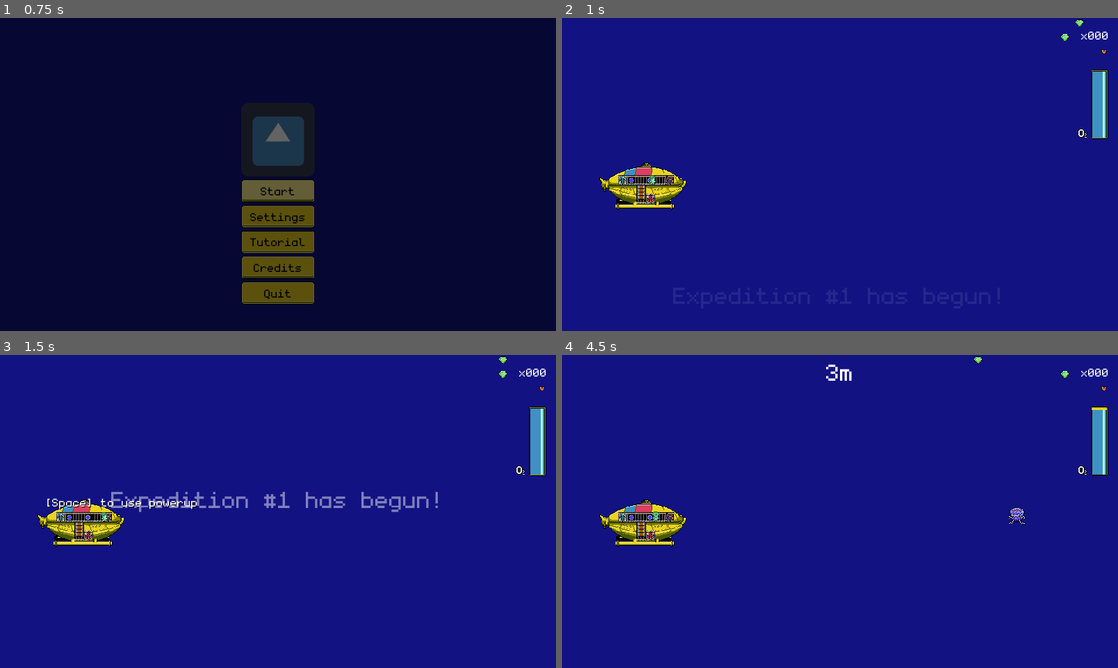
Above: before the commit, frames 1-4 (two rows, left to right).
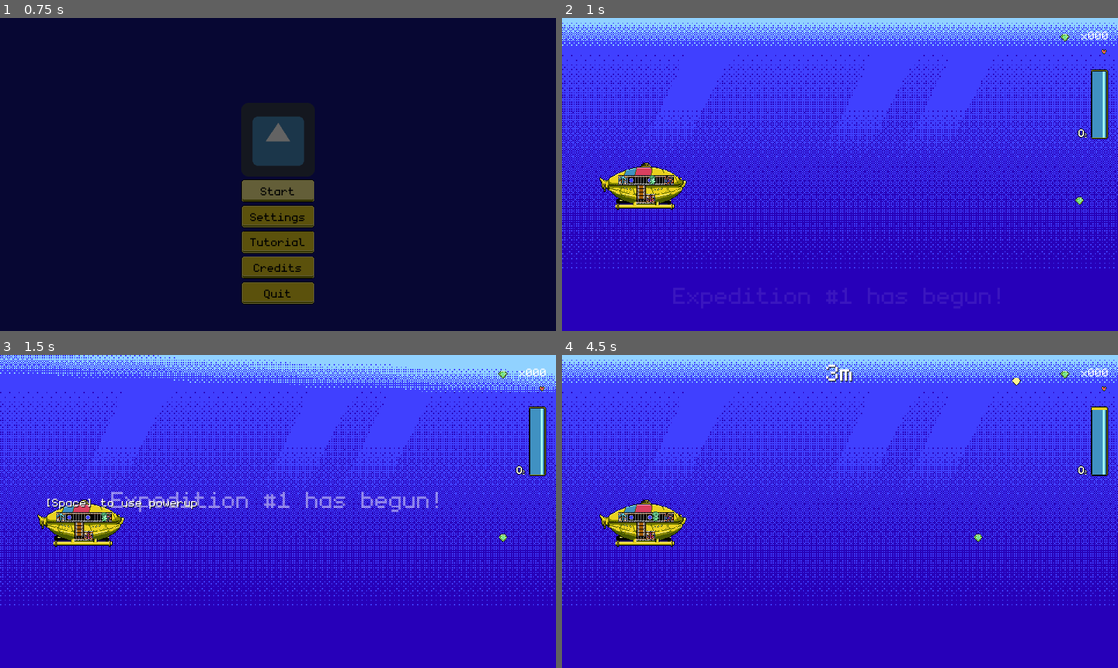
Above: after the commit, the same moments.

Repository: dmitriy-shmilo/gwj41
Game: Godot game, scene res://title_screen/title_screen.tscn
The game is run twice, just before and just after one commit, with the same random seed, the same clock (stepped at 60 frames per second) and the same inputs. The engine's default icon, where the game draws it, is replaced by a stand-in: a white triangle on a blue panel in a dark square.
Inputs (mouse positions are in pixels of both pictures, inside the frame that each line leads up to):
- Up to frame 1 (0.75 s): click "Start" at 0.5 s
- Up to frame 2 (1 s): no input
- Up to frame 3 (1.5 s): tap Enter at 1.25 s; move the mouse to (400, 495) at 1.27 s; hold D (right) from 1.28 s (still down); hold Space (interact) from 1.28 s (still down); click (400, 495) at 1.42 s
- Up to frame 4 (4.5 s): move the mouse to (728, 527) at 2.02 s; release D (right) at 2.03 s; release Space (interact) at 2.03 s; hold S (down) 2.03-2.78 s; tap Space (interact) at 2.1, 3.6 s; move the mouse to (895, 442) at 2.77 s; hold D (right) 2.78-3.53 s; hold Space (interact) 2.78-3.53 s; move the mouse to (812, 574) at 3.52 s; hold W (up) 3.53-4.28 s; click (812, 574) at 3.67 s; move the mouse to (1006, 558) at 4.27 s; hold A (left) from 4.28 s (still down); hold Space (interact) from 4.28 s (still down)

Frame 1 is identical in both runs. In frame 2, 98% of the frame differs, in the area x 0-100%, y 0-100%; in frame 3, 97%; in frame 4, 98%.

Commit message:
Animated background and treasure scenes.

Diff:
--- a/src/game_screen/game_screen.gd
+++ b/src/game_screen/game_screen.gd
@@ -2,7 +2,11 @@
 
 const METERS_PER_PIXEL = 0.02
 const SPAWN_OFFSET = 100
-const TREASURE_SCENE = preload("res://game_screen/treasure.tscn")
+const TREASURE_SCENES = [
+	preload("res://game_screen/treasure1.tscn"),
+	preload("res://game_screen/treasure2.tscn"),
+	preload("res://game_screen/treasure3.tscn")
+]
 const ENEMY_SCENE = preload("res://game_screen/enemy.tscn")
 const INVINCIBILITY_TIME = 2.0
 
@@ -25,7 +29,7 @@
 	_setup()
 	UserSaveData.is_running = true
 	UserSaveData.save_data()
-	_spawn(TREASURE_SCENE)
+	_spawn(TREASURE_SCENES[0])
 	_gui.update_lives(_lives, _max_lives)
 	_gui.show_run_title(tr("txt_run_title") % (UserSaveData.current_expedition + 1))
 
@@ -64,7 +68,7 @@
 
 func _spawn(scene) -> void:
 	var item = scene.instance() as Collectable
-	item.global_position = Vector2(get_viewport().size.x + SPAWN_OFFSET, randi() % 10 * get_viewport().size.y / 10 + 8)
+	item.global_position = Vector2(get_viewport().size.x + SPAWN_OFFSET, randi() % 8 * get_viewport().size.y / 10 + get_viewport().size.y / 10)
 	item.connect("collected", self, "_on_item_collected")
 	item.add_to_group("items", true)
 	item.velocity = Vector2(-_speed, 0)
@@ -134,9 +138,9 @@
 func _on_SpawnTimer_timeout() -> void:
 	# TODO: spawn more stuff with progress
 	match randi() % 10:
-		0:
-			_spawn(TREASURE_SCENE)
-		1:
+		0, 1:
+			_spawn(TREASURE_SCENES[randi() % TREASURE_SCENES.size()])
+		2:
 			_spawn(ENEMY_SCENE)
 
 
--- a/src/game_screen/game_screen.tscn
+++ b/src/game_screen/game_screen.tscn
@@ -8,6 +8,71 @@
 [ext_resource path="res://ui/font_h1.tres" type="DynamicFont" id=6]
 [ext_resource path="res://assets/art/ui.png" type="Texture" id=7]
 [ext_resource path="res://assets/art/oxygen_icon.tres" type="Texture" id=8]
+[ext_resource path="res://assets/art/ocean.png" type="Texture" id=9]
+
+[sub_resource type="AtlasTexture" id=4]
+atlas = ExtResource( 9 )
+region = Rect2( 0, 0, 960, 540 )
+
+[sub_resource type="AtlasTexture" id=5]
+atlas = ExtResource( 9 )
+region = Rect2( 960, 0, 960, 540 )
+
+[sub_resource type="AtlasTexture" id=6]
+atlas = ExtResource( 9 )
+region = Rect2( 1920, 0, 960, 540 )
+
+[sub_resource type="AtlasTexture" id=7]
+atlas = ExtResource( 9 )
+region = Rect2( 2880, 0, 960, 540 )
+
+[sub_resource type="AtlasTexture" id=8]
+atlas = ExtResource( 9 )
+region = Rect2( 3840, 0, 960, 540 )
+
+[sub_resource type="AtlasTexture" id=9]
+atlas = ExtResource( 9 )
+region = Rect2( 4800, 0, 960, 540 )
+
+[sub_resource type="AtlasTexture" id=10]
+atlas = ExtResource( 9 )
+region = Rect2( 5760, 0, 960, 540 )
+
+[sub_resource type="AtlasTexture" id=11]
+atlas = ExtResource( 9 )
+region = Rect2( 6720, 0, 960, 540 )
+
+[sub_resource type="AtlasTexture" id=12]
+atlas = ExtResource( 9 )
+region = Rect2( 7680, 0, 960, 540 )
+
+[sub_resource type="AtlasTexture" id=13]
+atlas = ExtResource( 9 )
+region = Rect2( 8640, 0, 960, 540 )
+
+[sub_resource type="AtlasTexture" id=14]
+atlas = ExtResource( 9 )
+region = Rect2( 9600, 0, 960, 540 )
+
+[sub_resource type="AtlasTexture" id=15]
+atlas = ExtResource( 9 )
+region = Rect2( 10560, 0, 960, 540 )
+
+[sub_resource type="AtlasTexture" id=16]
+atlas = ExtResource( 9 )
+region = Rect2( 11520, 0, 960, 540 )
+
+[sub_resource type="AtlasTexture" id=17]
+atlas = ExtResource( 9 )
+region = Rect2( 12480, 0, 960, 540 )
+
+[sub_resource type="SpriteFrames" id=18]
+animations = [ {
+"frames": [ SubResource( 4 ), SubResource( 5 ), SubResource( 6 ), SubResource( 7 ), SubResource( 8 ), SubResource( 9 ), SubResource( 10 ), SubResource( 11 ), SubResource( 12 ), SubResource( 13 ), SubResource( 14 ), SubResource( 15 ), SubResource( 16 ), SubResource( 17 ) ],
+"loop": true,
+"name": "default",
+"speed": 8.0
+} ]
 
 [sub_resource type="AtlasTexture" id=2]
 atlas = ExtResource( 7 )
@@ -23,6 +88,11 @@
 [node name="GameScreen" type="Node2D"]
 script = ExtResource( 1 )
 
+[node name="BackgroundWater" type="AnimatedSprite" parent="."]
+frames = SubResource( 18 )
+playing = true
+centered = false
+
 [node name="Gui" type="Node" parent="."]
 script = ExtResource( 5 )
 
@@ -46,6 +116,7 @@
 anchor_right = 1.0
 margin_bottom = 52.0
 theme = ExtResource( 2 )
+custom_colors/font_color_shadow = Color( 0, 0, 0, 1 )
 custom_fonts/font = ExtResource( 6 )
 align = 1
 __meta__ = {
@@ -168,11 +239,11 @@
 collision_mask = 2
 
 [node name="CollisionShape2D" type="CollisionShape2D" parent="Bounds"]
-position = Vector2( 574, 2 )
+position = Vector2( 574, 34 )
 shape = SubResource( 1 )
 
 [node name="CollisionShape2D2" type="CollisionShape2D" parent="Bounds"]
-position = Vector2( 574.185, 599.986 )
+position = Vector2( 574.185, 523 )
 shape = SubResource( 1 )
 
 [node name="CollisionShape2D3" type="CollisionShape2D" parent="Bounds"]
@@ -181,7 +252,7 @@
 shape = SubResource( 1 )
 
 [node name="CollisionShape2D4" type="CollisionShape2D" parent="Bounds"]
-position = Vector2( 1029.18, 403.4 )
+position = Vector2( 477, 403.4 )
 rotation = 1.5708
 shape = SubResource( 1 )
 
--- a/src/game_screen/treasure.gd
+++ b/src/game_screen/treasure.gd
@@ -2,6 +2,14 @@
 class_name Treasure
 
 export(int) var value = 1
+
+onready var _animation_player: AnimationPlayer = $"AnimationPlayer"
+
+func _process(delta: float) -> void:
+	if _animation_player.is_playing() or randi() % 60 != 0:
+		return
+
+	_animation_player.play("shine")
 
 
 func _on_Area2D_body_entered(body: Node) -> void:
--- a/src/game_screen/treasure.tscn
+++ /dev/null
@@ -1,22 +0,0 @@
-[gd_scene load_steps=4 format=2]
-
-[ext_resource path="res://assets/art/treasure_icon.tres" type="Texture" id=1]
-[ext_resource path="res://game_screen/treasure.gd" type="Script" id=2]
-
-[sub_resource type="CircleShape2D" id=1]
-radius = 9.0
-
-[node name="Treasure" type="Node2D"]
-script = ExtResource( 2 )
-
-[node name="Icon" type="Sprite" parent="."]
-texture = ExtResource( 1 )
-
-[node name="CollisionArea" type="Area2D" parent="."]
-collision_layer = 2
-collision_mask = 2
-
-[node name="CollisionShape2D" type="CollisionShape2D" parent="CollisionArea"]
-shape = SubResource( 1 )
-
-[connection signal="body_entered" from="CollisionArea" to="." method="_on_Area2D_body_entered"]
--- /dev/null
+++ b/src/game_screen/treasure1.tscn
@@ -0,0 +1,59 @@
+[gd_scene load_steps=6 format=2]
+
+[ext_resource path="res://assets/art/treasure1.png" type="Texture" id=1]
+[ext_resource path="res://game_screen/treasure.gd" type="Script" id=2]
+
+[sub_resource type="CircleShape2D" id=1]
+radius = 9.0
+
+[sub_resource type="Animation" id=2]
+length = 0.001
+tracks/0/type = "value"
+tracks/0/path = NodePath("Sprite:frame")
+tracks/0/interp = 1
+tracks/0/loop_wrap = true
+tracks/0/imported = false
+tracks/0/enabled = true
+tracks/0/keys = {
+"times": PoolRealArray( 0 ),
+"transitions": PoolRealArray( 1 ),
+"update": 0,
+"values": [ 0 ]
+}
+
+[sub_resource type="Animation" id=3]
+resource_name = "shine"
+length = 1.5
+tracks/0/type = "value"
+tracks/0/path = NodePath("Sprite:frame")
+tracks/0/interp = 1
+tracks/0/loop_wrap = true
+tracks/0/imported = false
+tracks/0/enabled = true
+tracks/0/keys = {
+"times": PoolRealArray( 0, 0.1, 0.2, 0.3, 0.4, 0.5, 0.6, 0.7, 0.8, 0.9, 1, 1.1, 1.2, 1.3, 1.4 ),
+"transitions": PoolRealArray( 1, 1, 1, 1, 1, 1, 1, 1, 1, 1, 1, 1, 1, 1, 1 ),
+"update": 1,
+"values": [ 0, 1, 2, 3, 4, 5, 6, 7, 8, 9, 10, 11, 12, 13, 1 ]
+}
+
+[node name="Treasure" type="Node2D"]
+script = ExtResource( 2 )
+
+[node name="Sprite" type="Sprite" parent="."]
+texture = ExtResource( 1 )
+hframes = 14
+
+[node name="CollisionArea" type="Area2D" parent="."]
+collision_layer = 2
+collision_mask = 2
+
+[node name="CollisionShape2D" type="CollisionShape2D" parent="CollisionArea"]
+shape = SubResource( 1 )
+
+[node name="AnimationPlayer" type="AnimationPlayer" parent="."]
+playback_speed = 0.66
+anims/RESET = SubResource( 2 )
+anims/shine = SubResource( 3 )
+
+[connection signal="body_entered" from="CollisionArea" to="." method="_on_Area2D_body_entered"]
--- /dev/null
+++ b/src/game_screen/treasure2.tscn
@@ -0,0 +1,60 @@
+[gd_scene load_steps=6 format=2]
+
+[ext_resource path="res://assets/art/treasure2.png" type="Texture" id=1]
+[ext_resource path="res://game_screen/treasure.gd" type="Script" id=2]
+
+[sub_resource type="CircleShape2D" id=1]
+radius = 9.0
+
+[sub_resource type="Animation" id=2]
+length = 0.001
+tracks/0/type = "value"
+tracks/0/path = NodePath("Sprite:frame")
+tracks/0/interp = 1
+tracks/0/loop_wrap = true
+tracks/0/imported = false
+tracks/0/enabled = true
+tracks/0/keys = {
+"times": PoolRealArray( 0 ),
+"transitions": PoolRealArray( 1 ),
+"update": 0,
+"values": [ 0 ]
+}
+
+[sub_resource type="Animation" id=3]
+resource_name = "shine"
+length = 1.5
+tracks/0/type = "value"
+tracks/0/path = NodePath("Sprite:frame")
+tracks/0/interp = 1
+tracks/0/loop_wrap = true
+tracks/0/imported = false
+tracks/0/enabled = true
+tracks/0/keys = {
+"times": PoolRealArray( 0, 0.1, 0.2, 0.3, 0.4, 0.5, 0.6, 0.7, 0.8, 0.9, 1, 1.1, 1.2, 1.3, 1.4 ),
+"transitions": PoolRealArray( 1, 1, 1, 1, 1, 1, 1, 1, 1, 1, 1, 1, 1, 1, 1 ),
+"update": 1,
+"values": [ 0, 1, 2, 3, 4, 5, 6, 7, 8, 9, 10, 11, 12, 13, 1 ]
+}
+
+[node name="Treasure" type="Node2D"]
+script = ExtResource( 2 )
+value = 3
+
+[node name="Sprite" type="Sprite" parent="."]
+texture = ExtResource( 1 )
+hframes = 14
+
+[node name="CollisionArea" type="Area2D" parent="."]
+collision_layer = 2
+collision_mask = 2
+
+[node name="CollisionShape2D" type="CollisionShape2D" parent="CollisionArea"]
+shape = SubResource( 1 )
+
+[node name="AnimationPlayer" type="AnimationPlayer" parent="."]
+playback_speed = 0.66
+anims/RESET = SubResource( 2 )
+anims/shine = SubResource( 3 )
+
+[connection signal="body_entered" from="CollisionArea" to="." method="_on_Area2D_body_entered"]
--- /dev/null
+++ b/src/game_screen/treasure3.tscn
@@ -0,0 +1,60 @@
+[gd_scene load_steps=6 format=2]
+
+[ext_resource path="res://assets/art/treasure3.png" type="Texture" id=1]
+[ext_resource path="res://game_screen/treasure.gd" type="Script" id=2]
+
+[sub_resource type="CircleShape2D" id=1]
+radius = 9.0
+
+[sub_resource type="Animation" id=2]
+length = 0.001
+tracks/0/type = "value"
+tracks/0/path = NodePath("Sprite:frame")
+tracks/0/interp = 1
+tracks/0/loop_wrap = true
+tracks/0/imported = false
+tracks/0/enabled = true
+tracks/0/keys = {
+"times": PoolRealArray( 0 ),
+"transitions": PoolRealArray( 1 ),
+"update": 0,
+"values": [ 0 ]
+}
+
+[sub_resource type="Animation" id=3]
+resource_name = "shine"
+length = 1.5
+tracks/0/type = "value"
+tracks/0/path = NodePath("Sprite:frame")
+tracks/0/interp = 1
+tracks/0/loop_wrap = true
+tracks/0/imported = false
+tracks/0/enabled = true
+tracks/0/keys = {
+"times": PoolRealArray( 0, 0.1, 0.2, 0.3, 0.4, 0.5, 0.6, 0.7, 0.8, 0.9, 1, 1.1, 1.2, 1.3, 1.4 ),
+"transitions": PoolRealArray( 1, 1, 1, 1, 1, 1, 1, 1, 1, 1, 1, 1, 1, 1, 1 ),
+"update": 1,
+"values": [ 0, 1, 2, 3, 4, 5, 6, 7, 8, 9, 10, 11, 12, 13, 1 ]
+}
+
+[node name="Treasure" type="Node2D"]
+script = ExtResource( 2 )
+value = 10
+
+[node name="Sprite" type="Sprite" parent="."]
+texture = ExtResource( 1 )
+hframes = 14
+
+[node name="CollisionArea" type="Area2D" parent="."]
+collision_layer = 2
+collision_mask = 2
+
+[node name="CollisionShape2D" type="CollisionShape2D" parent="CollisionArea"]
+shape = SubResource( 1 )
+
+[node name="AnimationPlayer" type="AnimationPlayer" parent="."]
+playback_speed = 0.66
+anims/RESET = SubResource( 2 )
+anims/shine = SubResource( 3 )
+
+[connection signal="body_entered" from="CollisionArea" to="." method="_on_Area2D_body_entered"]
Not shown: 1 places in src/game_screen/game_screen.tscn that only renumber resources
